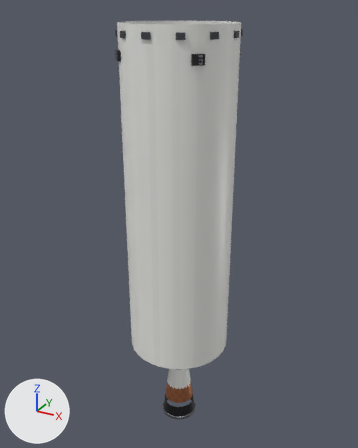
The glTF model assets/rockets/atlantean-v-551/upper.hi.glb as it was, and as the next commit left it.
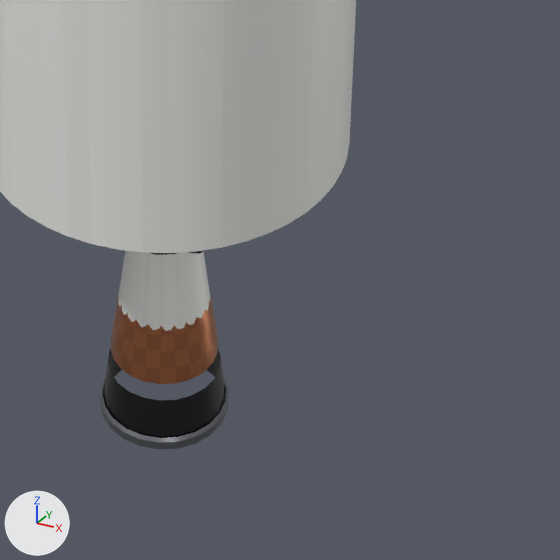
Old and new are each drawn whole from a 50 mm camera at (6.4, -11.64, 12.77) aimed at (-0.17, 0.3, 6.8) and again close up on the part from 38% to 78% of the width and 68% to 100% of the height. Every picture has the same lights, and +X, +Y and +Z are marked at lower left. The last two pictures show the newer version. Where no turn or scale is listed for an object, it has been applied to the vertices.

Before the edit, the objects in view are built like this:
```python
me_upper_bell = bpy.data.meshes.new('upper.bell')
me_upper_bell.from_pydata(...)  # 286 vertices, 484 faces; spans x -0.55..0.55, y -0.54..0.54, z -0.95..0.95
me_upper_bell.materials.append(mat_or_bell)
me_upper_hull = bpy.data.meshes.new('upper.hull')
me_upper_hull.from_pydata(...)  # 240 vertices, 288 faces; spans x -1.53..1.53, y -1.53..1.53, z -5.77..5.77
me_upper_hull.materials.append(mat_or_hull)
me_upper_metal = bpy.data.meshes.new('upper.metal')
me_upper_metal.from_pydata(...)  # 491 vertices, 762 faces; spans x -0.2..0.2, y -0.2..0.2, z -1.0..1.0
me_upper_metal.materials.append(mat_or_metal)
ob_upper_bell = bpy.data.objects.new('upper.bell', me_upper_bell)
ob_upper_bell.location = (0.0, 0.0, 0.95)
ob_upper_hull = bpy.data.objects.new('upper.hull', me_upper_hull)
ob_upper_hull.location = (0.0, 0.0, 6.627)
ob_upper_metal = bpy.data.objects.new('upper.metal', me_upper_metal)
ob_upper_metal.parent = ob_upper
ob_upper_metal.location = (0.0382, 0.0, 5.872)
ob_upper_metal.scale = (5.89, 5.89, 5.89)
```
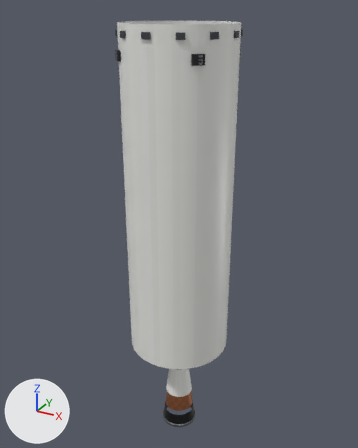
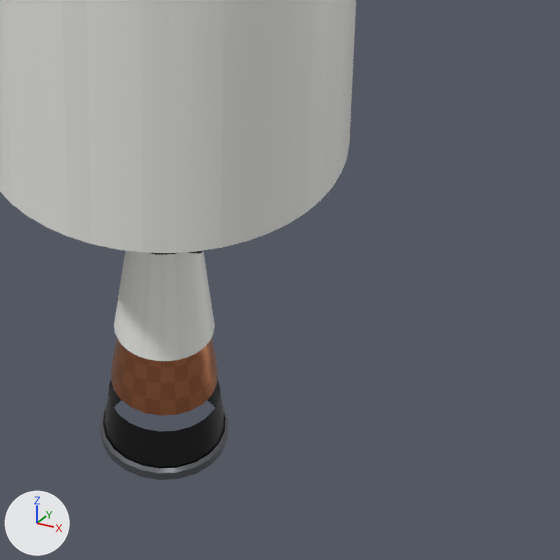
The change, as a list of edits to the scene's bpy script:
```text
Change ob_upper_bell:
    ob_upper_bell.location: (0.0, 0.0, 0.95) -> (0.0, 0.0, 0.6)
Change ob_upper_metal:
    ob_upper_metal.location: (0.0382, 0.0, 5.872) -> (0.0382, 0.0, 5.697)
    ob_upper_metal.scale: (5.89, 5.89, 5.89) -> (6.07, 6.07, 6.07)
```

Where the change shows, as pixel boxes (x1, y1, x2, y2) in the close-ups (560 x 560 px):
'upper.bell', moved
    before: (103, 293, 226, 438)
    after: (104, 338, 225, 469)
'upper.metal', moved, rescaled
    before: (100, 369, 229, 449)
    after: (100, 399, 228, 480)
